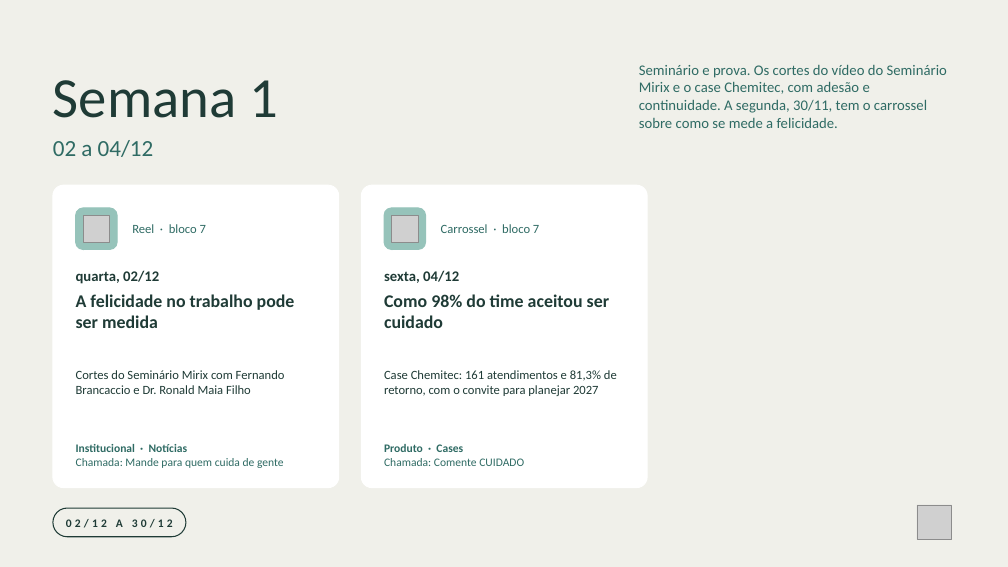
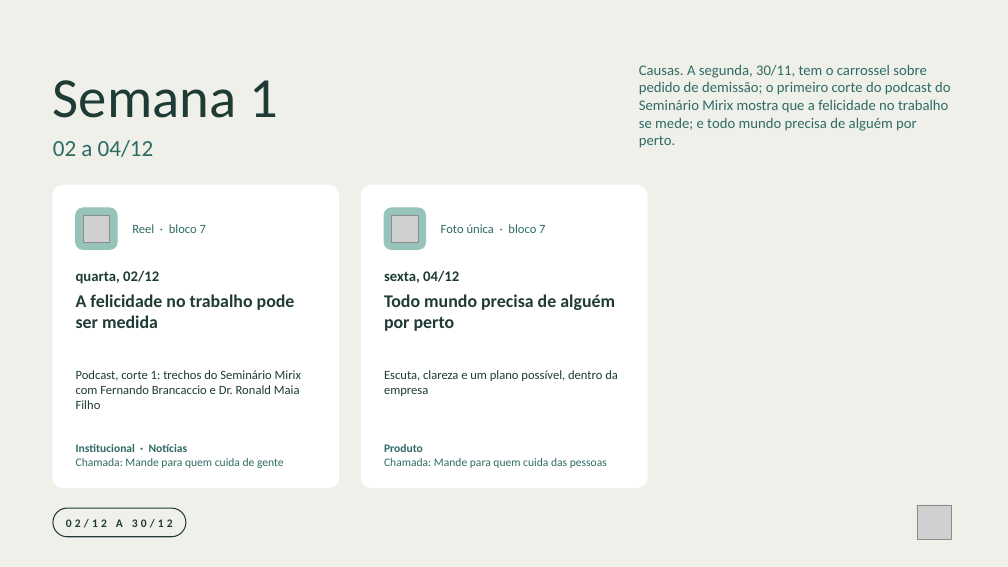
Before and after one commit to nina-rebello/comunicao-fh, a slide deck: slide 3 of marketing/calendario-dezembro/Programacao_Instagram_Dezembro_2026.pptx. Drawn at 1008x567 pixels with LibreOffice and Linux fonts; fonts in the diff are those of the drawing; grey boxes stand for pictures. Boxes give left, top, right and bottom in pixels: in the first picture for what was removed or moved away, otherwise in the second. Text is boxed around its words. In the diff, an @@ line names an element or a change of style, - is before the commit and + after.

```diff
--- a/marketing/calendario-dezembro/Programacao_Instagram_Dezembro_2026.pptx
+++ b/marketing/calendario-dezembro/Programacao_Instagram_Dezembro_2026.pptx
@@ text at bbox=[639, 64, 950, 148]: text changed @@
-Seminário e prova. Os cortes do vídeo do Seminário Mirix e o case Chemitec, com adesão e continuidade. A segunda, 30/11, tem o carrossel sobre como se mede a felicidade.
+Causas. A segunda, 30/11, tem o carrossel sobre pedido de demissão; o primeiro corte do podcast do Seminário Mirix mostra que a felicidade no trabalho se mede; e todo mundo precisa de alguém por perto.
@@ text at bbox=[441, 224, 545, 233]: text changed @@
-Carrossel · bloco 7
+Foto única · bloco 7
@@ text at bbox=[384, 294, 615, 331]: text changed @@
-Como 98% do time aceitou ser cuidado
+Todo mundo precisa de alguém por perto
@@ text at bbox=[76, 370, 301, 409]: text changed @@
-Cortes do Seminário Mirix com Fernando Brancaccio e Dr. Ronald Maia Filho
+Podcast, corte 1: trechos do Seminário Mirix com Fernando Brancaccio e Dr. Ronald Maia Filho
@@ text at bbox=[384, 370, 618, 396]: text changed @@
-Case Chemitec: 161 atendimentos e 81,3% de retorno, com o convite para planejar 2027
+Escuta, clareza e um plano possível, dentro da empresa
@@ text at bbox=[384, 444, 607, 468]: text changed @@
-Produto · Cases
-Chamada: Comente CUIDADO
+Produto
+Chamada: Mande para quem cuida das pessoas
```
Also in this commit, not shown: 5 other slides changed, 13 other files.
